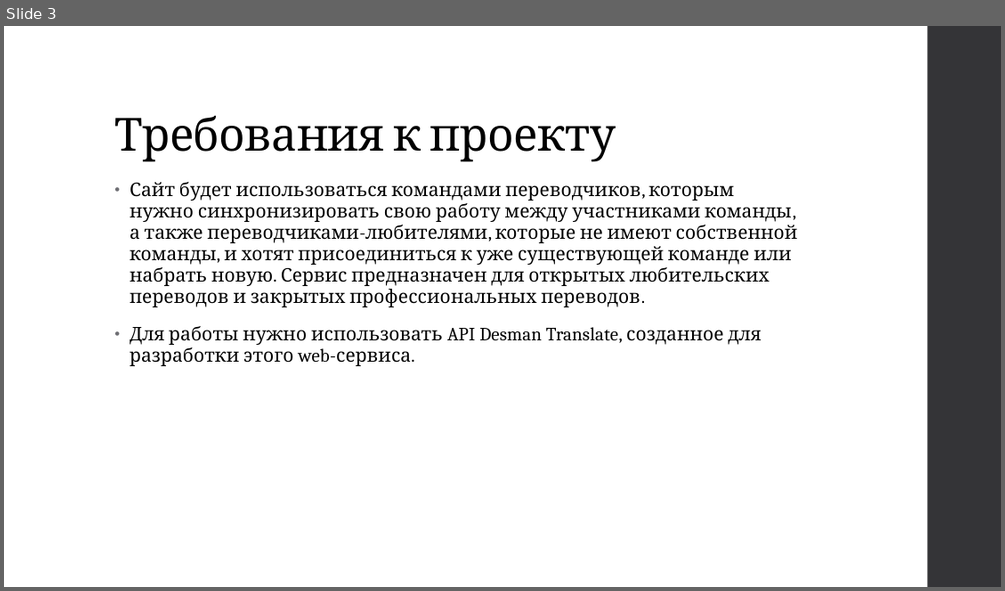
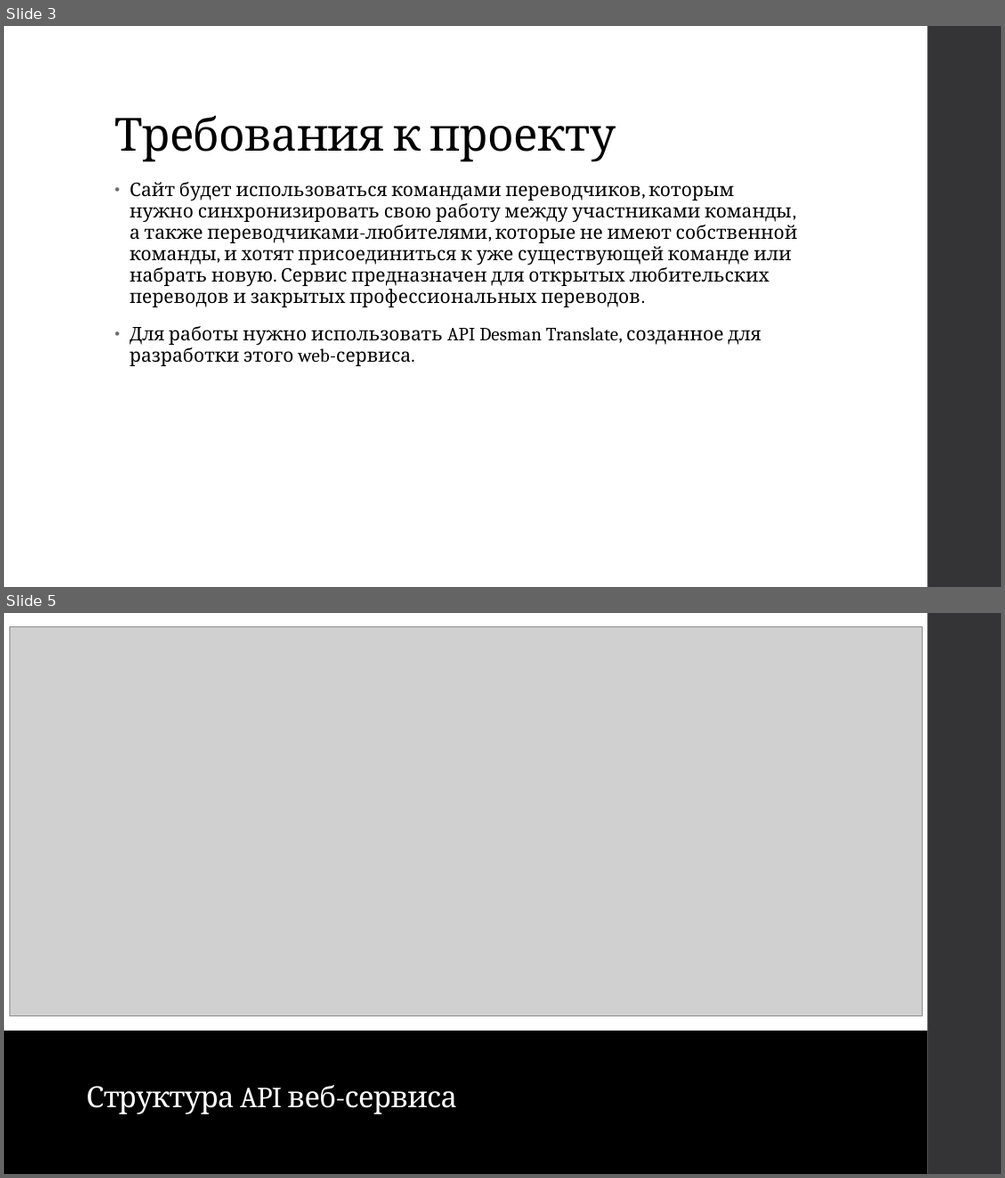
Before and after one commit to ipaingo/study, a slide deck: вебы/презентация/Веб-сервис для коллективных переводов.pptx. Shown one above the other, each under a label of ours: slide 3 before the commit, slides 3 and 5 after it; the slides between them are not shown. The pictures are 1005x591 and 1005x1178 pixels, drawn with LibreOffice and Linux fonts; fonts in the diff are those of the drawing; grey boxes stand for pictures. Boxes give left, top, right and bottom in pixels: in the first picture for what was removed or moved away, otherwise in the second. Text is boxed around its words. In the diff, an @@ line names an element or a change of style, - is before the commit and + after.

```diff
--- a/вебы/презентация/Веб-сервис для коллективных переводов.pptx
+++ b/вебы/презентация/Веб-сервис для коллективных переводов.pptx
@@ slide 5 added at box(4, 613, 1001, 1174), background #FFFFFF; not listed: 1 template element that a slide beside it also shows @@
@@ picture added at box(9, 626, 922, 1015) @@
@@ rectangle added at box(4, 1030, 928, 1174), fill #000000 @@
@@ title added at box(86, 1085, 457, 1114), 28 pt, text #FFFFFF @@
+Структура API веб-сервиса
```
Also in this commit, not shown: 5 slides changed, 15 other slides added, 4 slides removed.
